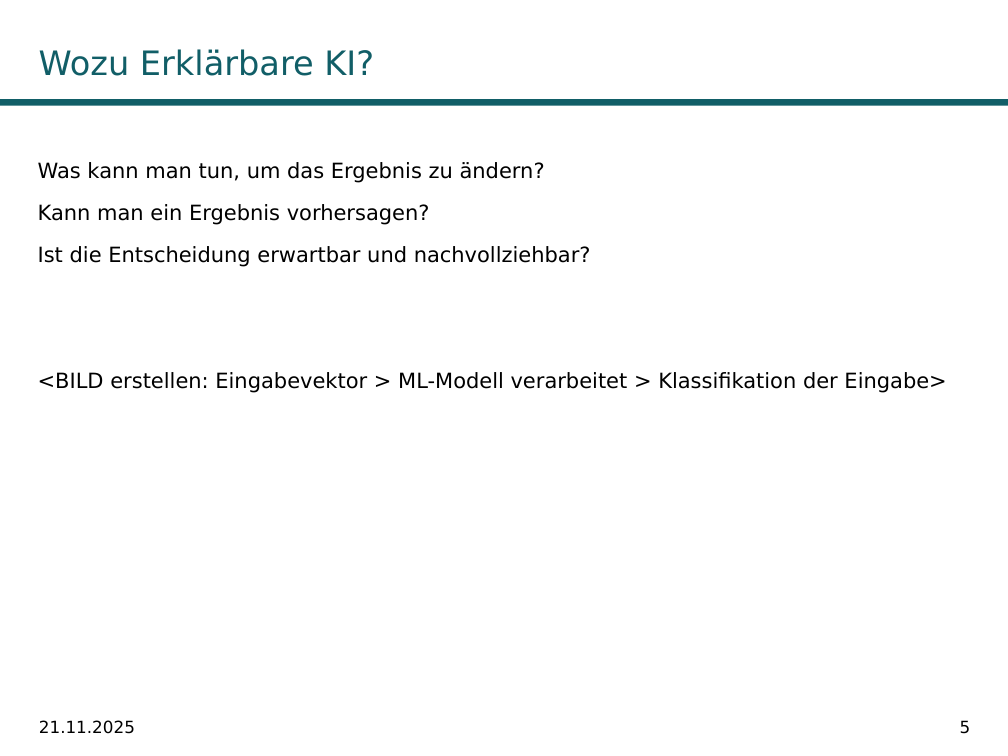
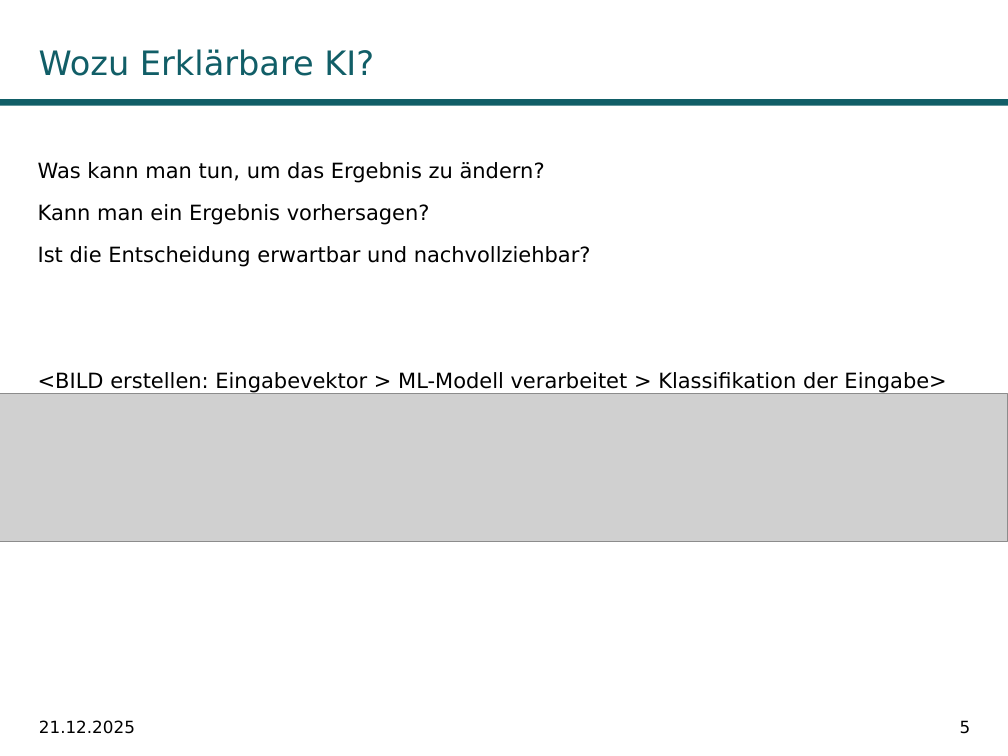
Before and after one commit to fabiw98/Seminar_DICE, a slide deck: slide 5 of Präsentation/DiCE_PowerPoint.potx. Drawn at 1008x756 pixels with LibreOffice and Linux fonts; fonts in the diff are those of the drawing; grey boxes stand for pictures; background and template pictures are left out. Boxes give left, top, right and bottom in pixels: in the first picture for what was removed or moved away, otherwise in the second. Text is boxed around its words. In the diff, an @@ line names an element or a change of style, - is before the commit and + after.

```diff
--- a/Präsentation/DiCE_PowerPoint.potx
+++ b/Präsentation/DiCE_PowerPoint.potx
@@ picture added at (x1=0, y1=394, x2=1007, y2=542) @@
@@ text at (x1=39, y1=720, x2=135, y2=734): text changed @@
-21.11.2025
+21.12.2025
```
Also in this commit, not shown: 19 other slides changed, 9 other files.
